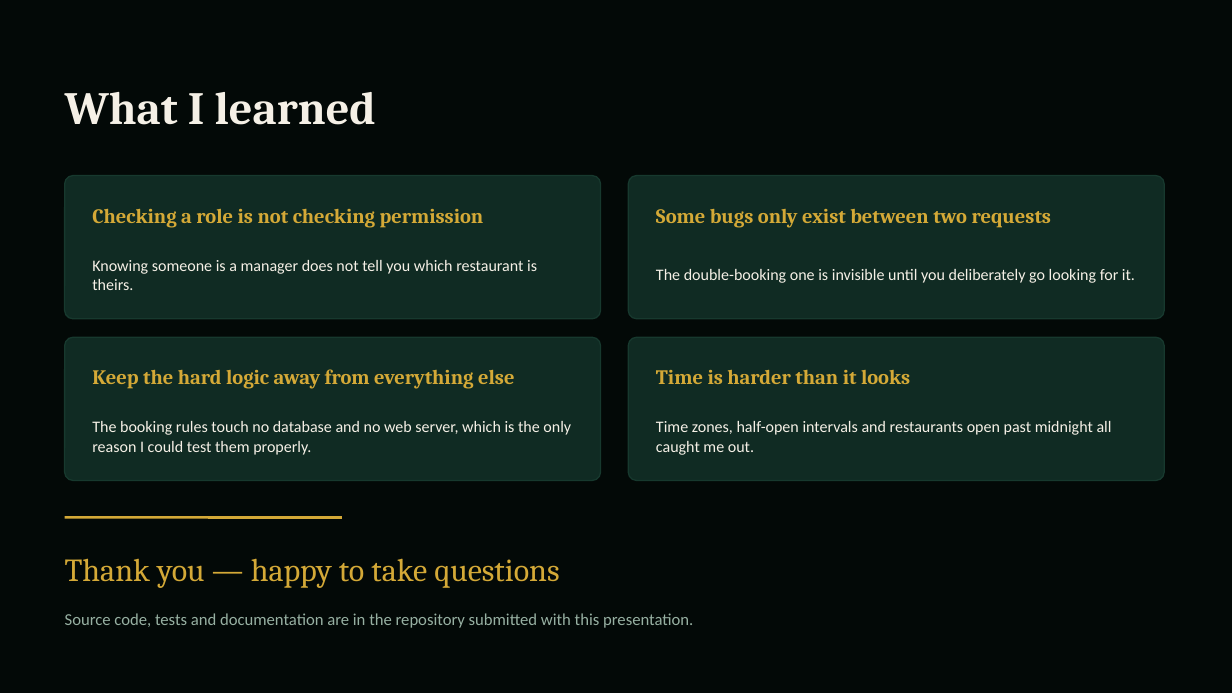
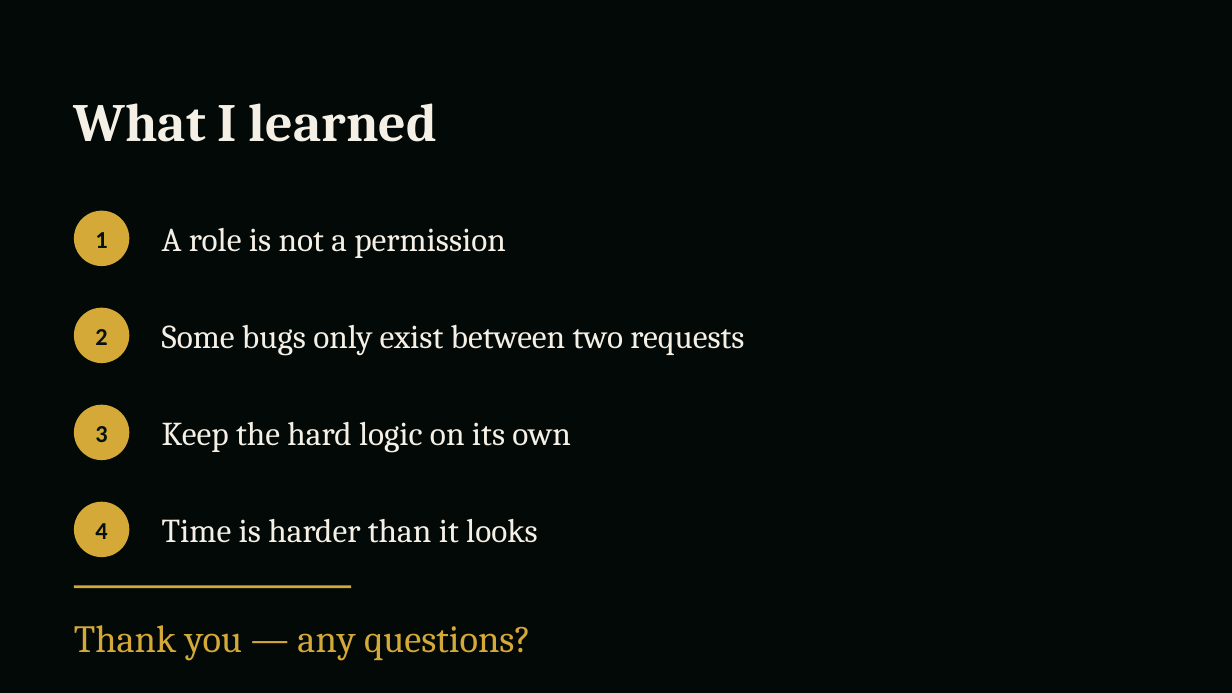
Before and after one commit to asanlimbu/mesa, a slide deck: slide 12 of docs/presentation.pptx. Drawn at 1232x693 pixels with LibreOffice and Linux fonts; fonts in the diff are those of the drawing. Boxes give left, top, right and bottom in pixels: in the first picture for what was removed or moved away, otherwise in the second. Text is boxed around its words. In the diff, an @@ line names an element or a change of style, - is before the commit and + after.

```diff
--- a/docs/presentation.pptx
+++ b/docs/presentation.pptx
@@ text "What I learned": place and size @@
-text "What I learned" at (65, 92, 376, 125)
+text "What I learned" at (74, 103, 437, 142)
@@ text "What I learned" at (74, 103, 437, 142): size 36 to 42 pt @@
@@ rounded rectangle removed at (65, 176, 601, 319) @@
@@ rounded rectangle removed at (628, 176, 1165, 319) @@
@@ ellipse added at (74, 211, 129, 266), fill #D4A937 @@
@@ text added at (95, 232, 107, 248), 19 pt, text #071310, bold @@
+1
@@ text at (162, 228, 506, 258): text changed; size 16 to 26 pt; text colour #D4A937 to #F5F0E6; bold off @@
-Checking a role is not checking permission
+A role is not a permission
@@ text removed at (92, 260, 537, 290) @@
-Knowing someone is a manager does not tell you which restaurant is theirs.
@@ text removed at (656, 269, 1135, 283) @@
-The double-booking one is invisible until you deliberately go looking for it.
@@ ellipse added at (74, 308, 129, 363), fill #D4A937 @@
@@ text added at (95, 329, 107, 345), 19 pt, text #071310, bold @@
+2
@@ text "Some bugs only exist between ...": place and size @@
-text "Some bugs only exist between ..." at (656, 209, 1052, 228)
+text "Some bugs only exist between ..." at (162, 325, 744, 355)
@@ text "Some bugs only exist between ..." at (162, 325, 744, 355): size 16 to 26 pt, text colour #D4A937 to #F5F0E6, bold off @@
@@ rounded rectangle removed at (65, 337, 601, 481) @@
@@ rounded rectangle removed at (628, 337, 1165, 481) @@
@@ text removed at (92, 369, 514, 389) @@
-Keep the hard logic away from everything else
@@ ellipse added at (74, 405, 129, 460), fill #D4A937 @@
@@ text added at (95, 426, 107, 442), 19 pt, text #071310, bold @@
+3
@@ text at (162, 422, 571, 452): text changed; size 12.5 to 26 pt; font Calibri to Cambria @@
-The booking rules touch no database and no web server, which is the only reason I could test them properly.
+Keep the hard logic on its own
@@ text removed at (656, 421, 1112, 455) @@
-Time zones, half-open intervals and restaurants open past midnight all caught me out.
@@ ellipse added at (74, 502, 129, 557), fill #D4A937 @@
@@ text "Time is harder than it ..." at (162, 519, 537, 543): size 16 to 26 pt, text colour #D4A937 to #F5F0E6, bold off @@
@@ text "Time is harder than it ...": place and size @@
-text "Time is harder than it ..." at (656, 369, 910, 384)
+text "Time is harder than it ..." at (162, 519, 537, 543)
@@ text added at (95, 523, 107, 539), 19 pt, text #071310, bold @@
+4
@@ line moved from (65, 518) - (342, 518) to (74, 587) - (351, 587) @@
@@ text removed at (65, 613, 693, 628) @@
-Source code, tests and documentation are in the repository submitted with this presentation.
@@ text at (74, 625, 531, 661): text changed; size 25 to 30 pt @@
-Thank you — happy to take questions
+Thank you — any questions?
```
Also in this commit, not shown: 7 other slides changed, 4 slides added, 4 slides removed.
